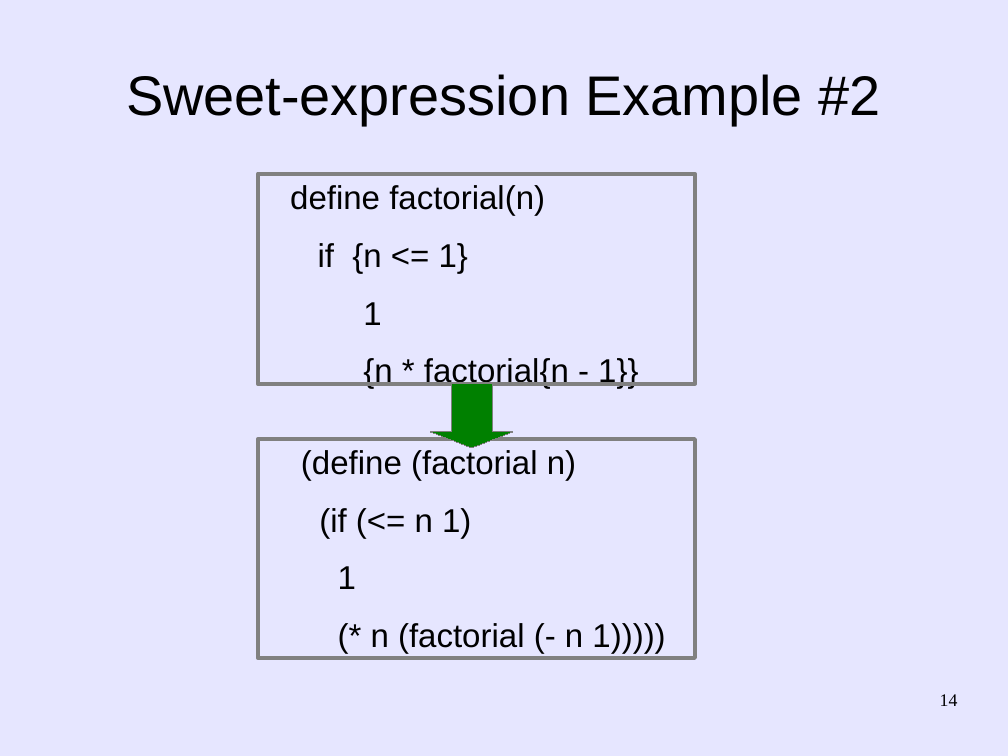
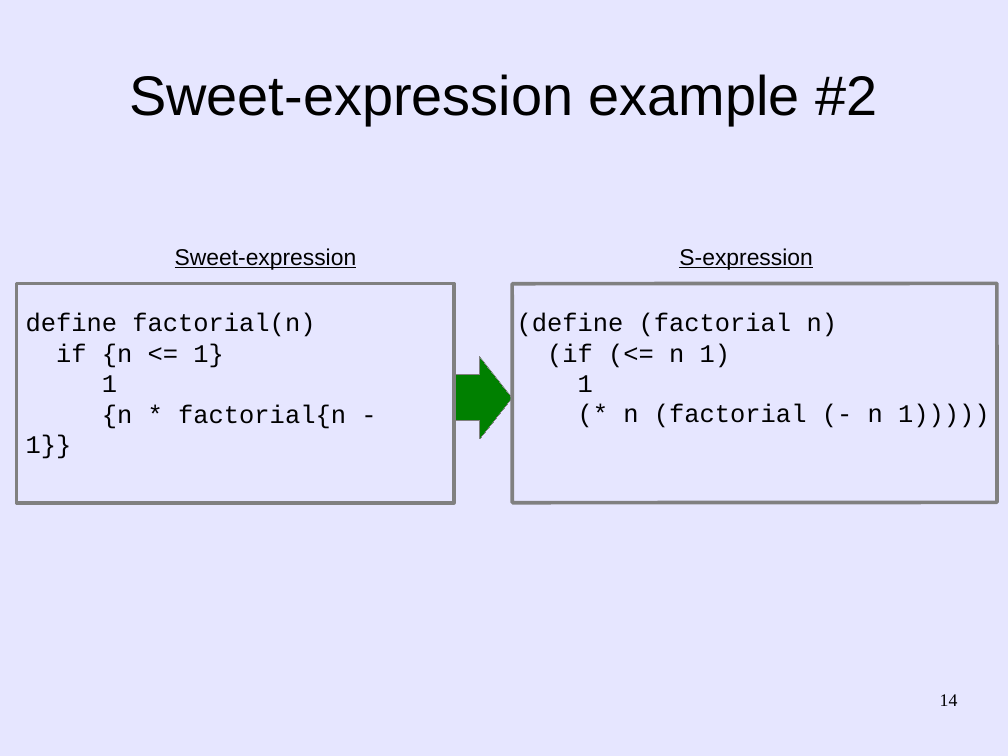
Before and after one commit to martin12333/Readable-Lisp-S-expressions, a slide deck: slide 14 of readable-s-expressions.odp. Drawn at 1008x756 pixels with LibreOffice and Linux fonts; fonts in the diff are those of the drawing. Boxes give left, top, right and bottom in pixels: in the first picture for what was removed or moved away, otherwise in the second. Text is boxed around its words. In the diff, an @@ line names an element or a change of style, - is before the commit and + after.

Commit message:
readable-s-expressions.odp: Improve presentation
  - Make it more consistent with SRFI-105 and SRFI-110, e.g.,
    empty lines are only spaces and tabs (not "!").
  - Make sweet-expressions and s-expressions side-by-side so that
    it's easier to visually compare them.

```diff
--- a/readable-s-expressions.odp
+++ b/readable-s-expressions.odp
@@ title at [129,74,877,125]: text changed @@
-Sweet-expression Example #2
+Sweet-expression example #2
@@ text added at [175,248,357,270], 18 pt, text #000000, underline @@
+Sweet-expression
@@ text added at [679,248,812,270], 18 pt, text #000000, underline @@
+S-expression
@@ rectangle: place and size @@
-rectangle at [258,174,695,384]
+rectangle at [16,284,454,503]
@@ rectangle: place and size @@
-rectangle at [258,439,695,659]
+rectangle at [512,284,997,503]
@@ text "define factorial(n)": place and size @@
-text "define factorial(n)" at [290,185,638,389]
+text "define factorial(n)" at [26,312,346,459]
@@ text "define factorial(n)" at [26,312,346,459]: size 26 to 20 pt, font Arial to Courier New; indent changed; less space between paragraphs @@
@@ text "(define (factorial n)" at [517,312,990,428]: size 26 to 20 pt, font Arial to Courier New; indent changed; less space between paragraphs @@
@@ text "(define (factorial n)": place and size @@
-text "(define (factorial n)" at [301,450,665,654]
+text "(define (factorial n)" at [517,312,990,428]
@@ down arrow at [456,357,512,439]: proportions changed; rotation 0 to 270 degrees @@
```
Also in this commit, not shown: 22 other slides changed, 3 slides added, 2 slides removed.
